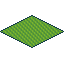
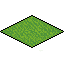
Revision of a layered 64 x 64 image; what changed, layer by layer:
removed layer "IsoTileOutline.png" over [0, 15, 64, 48]
added layer "Pasted Layer #1" above "Grass0" over [0, 15, 64, 51]
added layer "Grass1" above "Grass2" over [2, 16, 62, 52]
removed layer "IsoTileOutline.png copy" over [0, 15, 64, 48]
removed layer "IsoTileOutline.png copy #1" over [0, 15, 64, 48]
